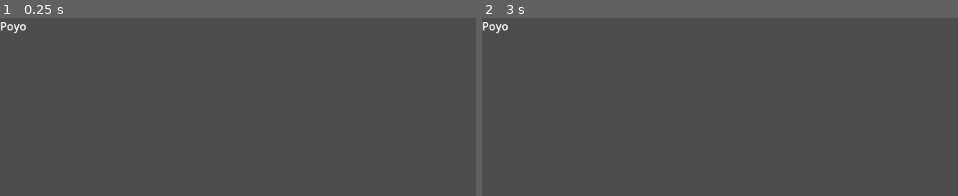
Above: before the commit, frames 1-2 (left to right).
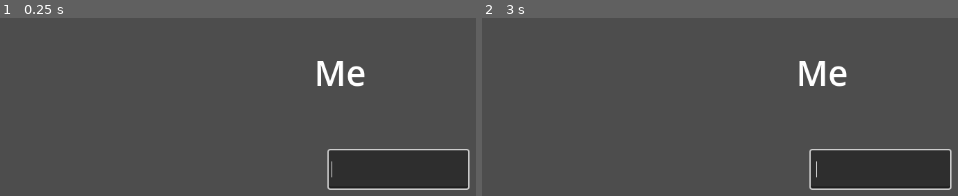
Above: after the commit, the same moments.

Repository: MHashirShahzad/jamspace
Game: Godot game, scene res://test.tscn
The game is run twice, just before and just after one commit, with the same random seed, the same clock (stepped at 60 frames per second) and the same inputs.
Inputs:
- Up to frame 1 (0.25 s): no input
- Up to frame 2 (3 s): tap Enter at 0.5, 2 s; tap Space at 1.25, 2.75 s

The runs differ from the first frame. In frame 1, 7.6% of the frame differs, in the area x 0-99%, y 2-97%; in frame 2, 7.6%.

Commit message:
InputSys

Diff:
--- /dev/null
+++ b/Scenes/level.tscn
@@ -0,0 +1,53 @@
+[gd_scene load_steps=3 format=3 uid="uid://by1mjypf2cf03"]
+
+[ext_resource type="Script" uid="uid://djibe17n73jn5" path="res://Script/InputSystem.gd" id="1_tumq0"]
+
+[sub_resource type="StyleBoxFlat" id="StyleBoxFlat_tumq0"]
+bg_color = Color(0.162066, 0.162066, 0.162065, 1)
+border_width_left = 5
+border_width_top = 5
+border_width_right = 5
+border_width_bottom = 5
+corner_radius_top_left = 5
+corner_radius_top_right = 5
+corner_radius_bottom_right = 5
+corner_radius_bottom_left = 5
+
+[node name="Level" type="Control"]
+layout_mode = 3
+anchors_preset = 15
+anchor_right = 1.0
+anchor_bottom = 1.0
+grow_horizontal = 2
+grow_vertical = 2
+script = ExtResource("1_tumq0")
+
+[node name="Timer" type="Timer" parent="."]
+wait_time = 5.0
+
+[node name="LineEdit" type="LineEdit" parent="."]
+layout_mode = 0
+offset_left = 474.0
+offset_top = 191.0
+offset_right = 675.0
+offset_bottom = 246.0
+
+[node name="RichTextLabel" type="RichTextLabel" parent="."]
+layout_mode = 0
+offset_left = 453.0
+offset_top = 44.0
+offset_right = 724.0
+offset_bottom = 114.0
+theme_override_font_sizes/normal_font_size = 50
+bbcode_enabled = true
+text = "Impossible"
+
+[node name="GameOverScreen" type="Node2D" parent="."]
+visible = false
+
+[node name="Panel" type="Panel" parent="GameOverScreen"]
+offset_left = 389.0
+offset_top = 147.0
+offset_right = 781.0
+offset_bottom = 514.0
+theme_override_styles/panel = SubResource("StyleBoxFlat_tumq0")
--- /dev/null
+++ b/Script/InputSystem.gd
@@ -0,0 +1,44 @@
+extends Control
+@onready var word_label = $RichTextLabel
+@onready var input_line = $LineEdit
+@onready var timer = $Timer
+@onready var game_over_screen: Node2D = $GameOverScreen
+
+var words = ["Apple", "Mango", "Fruit", "Me"]
+var current_word := ""
+# Called when the node enters the scene tree for the first time.
+func _ready() -> void:
+	word_label.bbcode_enabled = true
+	next_word()
+	input_line.grab_focus()
+
+
+# Called every frame. 'delta' is the elapsed time since the previous frame.
+func _process(delta: float) -> void:
+	pass
+
+func next_word():
+	current_word = words[randi() % words.size()]
+	input_line.text = ""
+	update_word_label("")
+	timer.start()
+
+func update_word_label(typed_text: String):
+	var correct_len = typed_text.length()
+	var correct_part = "[color=green]" + current_word.substr(0, correct_len) + "[/color]"
+	var remaining_part = current_word.substr(correct_len)
+	word_label.bbcode_text = correct_part + remaining_part
+
+func _on_LineEdit_text_changed(new_text: String) -> void:
+	if not current_word.begins_with(new_text):
+		game_over()
+	elif new_text == current_word:
+		next_word()
+	else:
+		update_word_label(new_text)
+
+func _on_Timer_timeout() -> void:
+	game_over()
+
+func game_over():
+	game_over_screen.visible = true
--- a/project.godot
+++ b/project.godot
@@ -12,5 +12,6 @@
 
 config/name="jamspace"
 run/main_scene="uid://dj5yeoj2u1nh"
+run/main_scene="uid://by1mjypf2cf03"
 config/features=PackedStringArray("4.4", "Forward Plus")
 config/icon="res://icon.svg"
Not shown, added: Script/InputSystem.gd.uid
